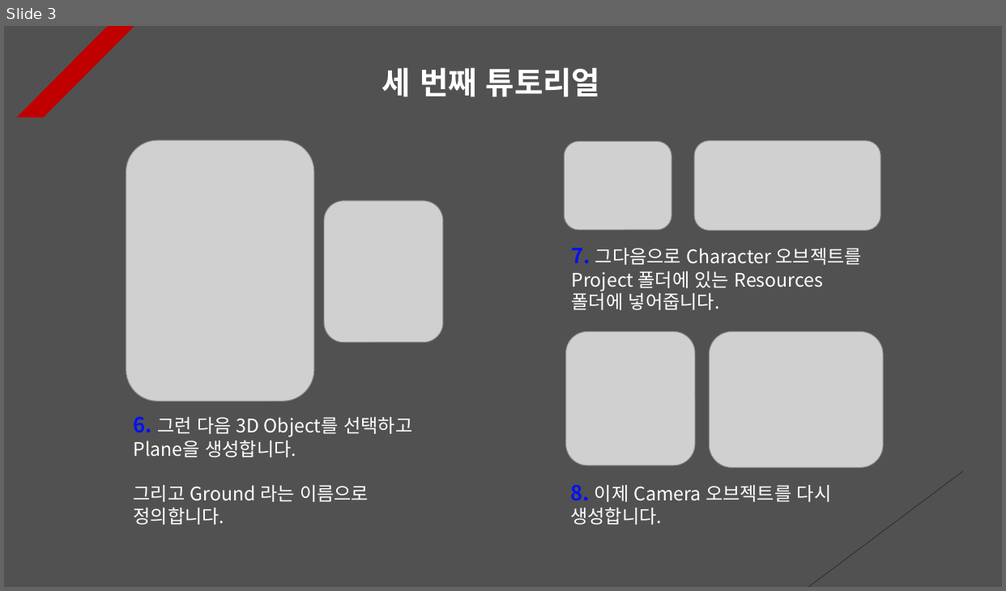
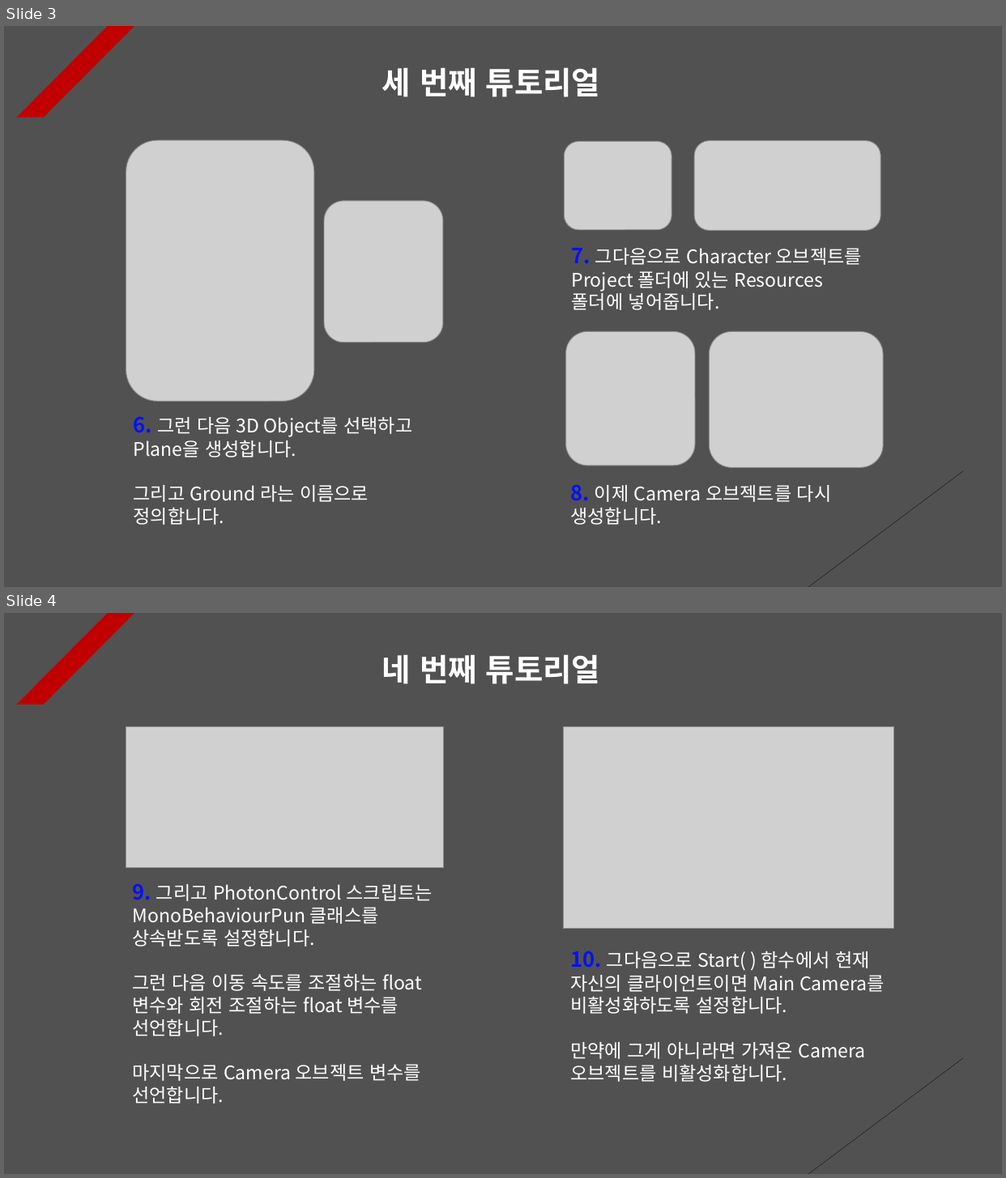
Before and after one commit to Unity2033/3D-UnityEngine, a slide deck: Assets/Class/Photon Server/PPT Data/Photon Synchronization.pptx. Shown one above the other, each under a label of ours: slide 3 before the commit, slides 3 and 4 after it. The pictures are 1006x591 and 1006x1178 pixels, drawn with LibreOffice and Linux fonts; fonts in the diff are those of the drawing; grey boxes stand for pictures. Boxes give left, top, right and bottom in pixels: in the first picture for what was removed or moved away, otherwise in the second. Text is boxed around its words. In the diff, an @@ line names an element or a change of style, - is before the commit and + after.

```diff
--- a/Assets/Class/Photon Server/PPT Data/Photon Synchronization.pptx
+++ b/Assets/Class/Photon Server/PPT Data/Photon Synchronization.pptx
@@ slide 4 added at (4,613,1002,1174), background #515151; not listed: 2 template elements that a slide beside it also shows @@
@@ text added at (382,654,601,684), 30 pt, text #FFFFFF, bold @@
+네 번째 튜토리얼
@@ picture added at (126,726,444,867) @@
@@ picture added at (563,726,894,929) @@
@@ text added at (132,884,432,1104), 18 pt, text #FFFFFF @@
+9. 그리고 PhotonControl 스크립트는 MonoBehaviourPun 클래스를 상속받도록 설정합니다.
+그런 다음 이동 속도를 조절하는 float 변수와 회전 조절하는 float 변수를 선언합니다.
+마지막으로 Camera 오브젝트 변수를 선언합니다.
@@ text added at (570,951,884,1082), 18 pt, text #FFFFFF @@
+10. 그다음으로 Start( ) 함수에서 현재 자신의 클라이언트이면 Main Camera를 비활성화하도록 설정합니다.
+만약에 그게 아니라면 가져온 Camera 오브젝트를 비활성화합니다.
```
Also in this commit, not shown: 2 other slides added, 28 other files.
